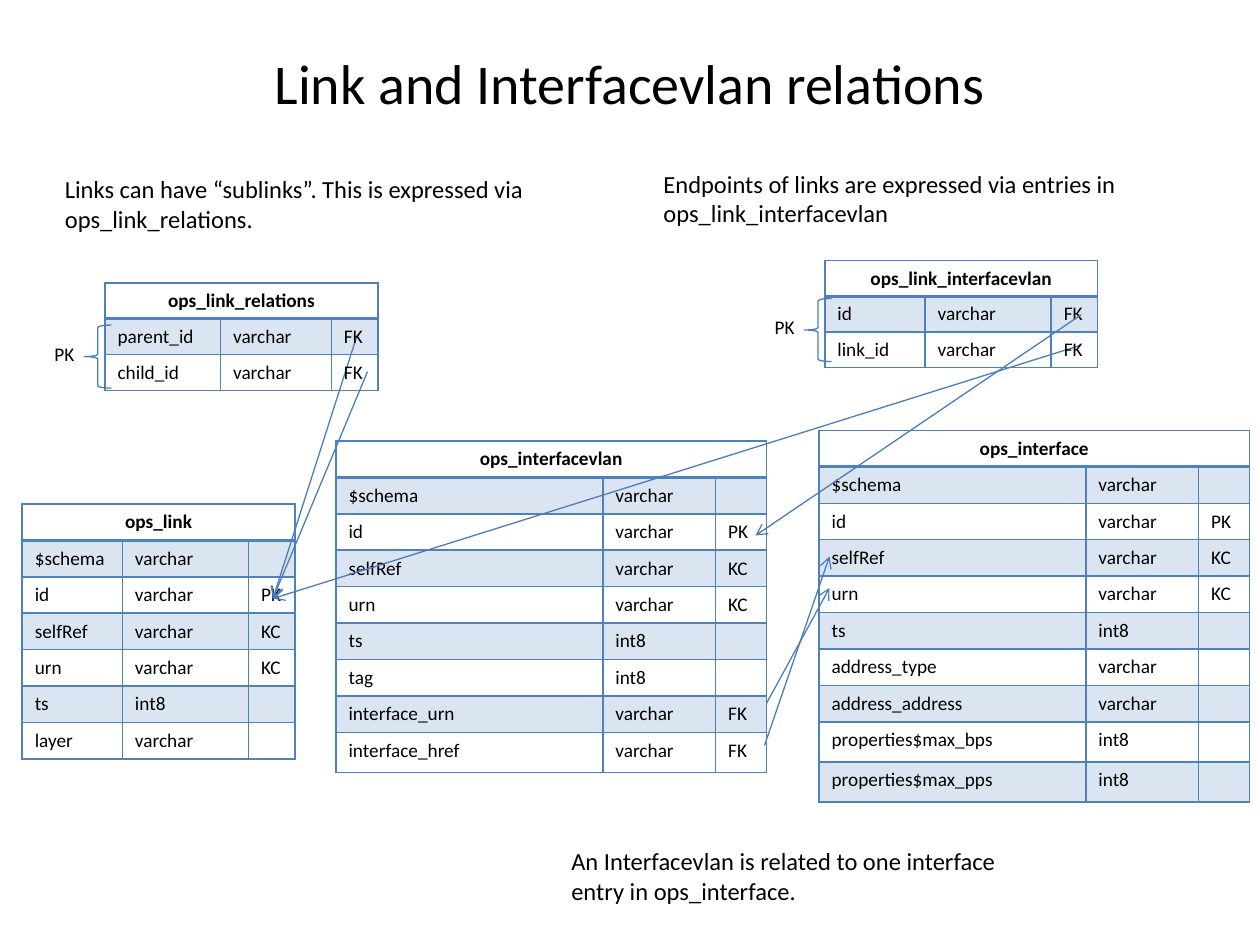
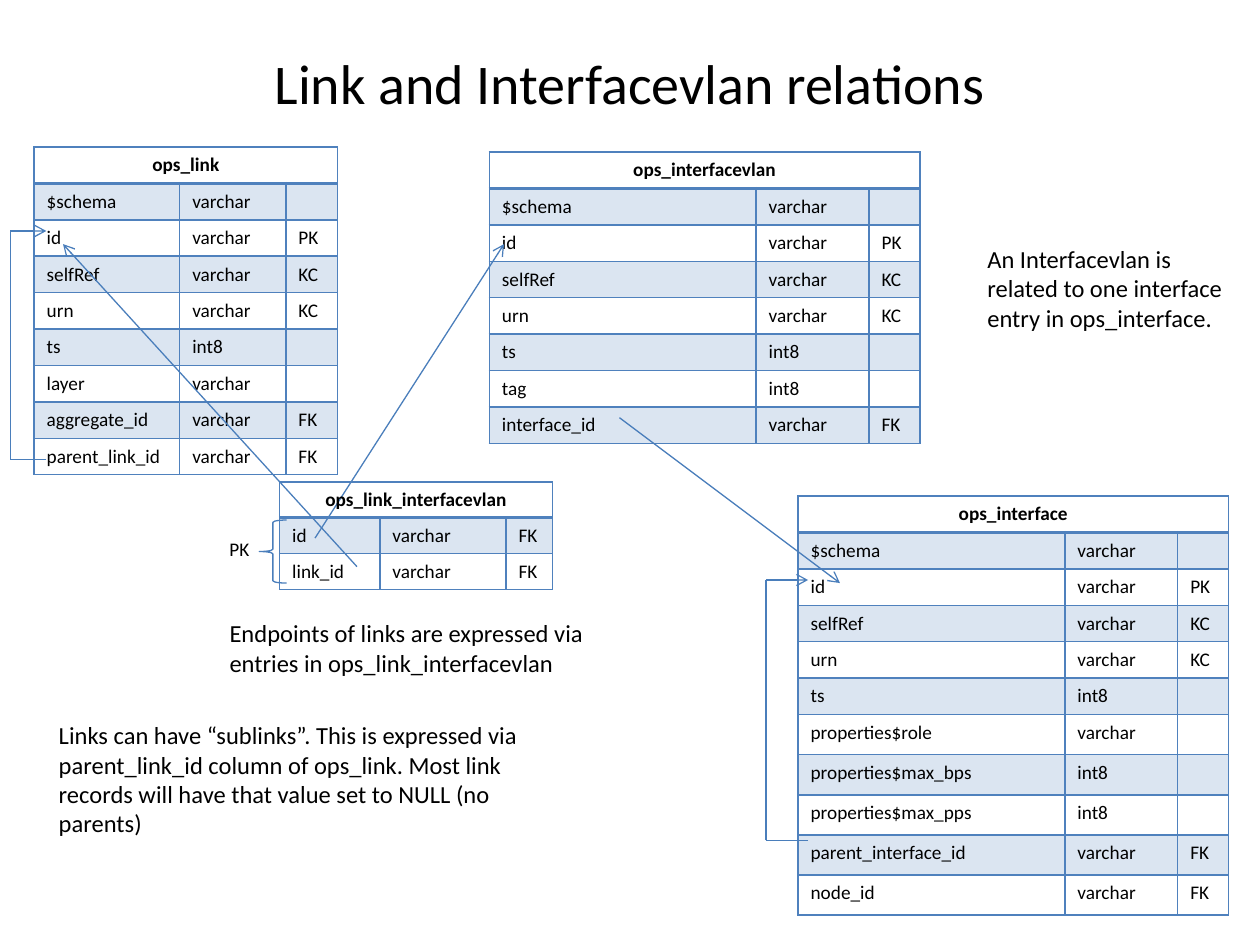
Before and after one commit to tcmitchell/geni-ops-monitoring, a slide deck: slide 4 of doc/slides/Ops Monitoring Tables relations.pptm. Drawn at 1260x945 pixels with LibreOffice and Linux fonts; fonts in the diff are those of the drawing. Boxes give left, top, right and bottom in pixels: in the first picture for what was removed or moved away, otherwise in the second. Text is boxed around its words. In the diff, an @@ line names an element or a change of style, - is before the commit and + after.

Commit message:
Updated slides to reflect new DB schema after redundancy elimination.
Addresses ticket:133.

```diff
--- a/doc/slides/Ops Monitoring Tables relations.pptm
+++ b/doc/slides/Ops Monitoring Tables relations.pptm
@@ table at <box>34,147,338,470</box> @@
+row 8: aggregate_id | varchar | FK
+row 9: parent_link_id | varchar | FK
@@ table: place and size @@
-table at <box>23,504,296,754</box>
+table at <box>34,147,338,470</box>
@@ table at <box>489,152,920,438</box> @@
-row 8: interface_urn | varchar | FK
-row 9: interface_href | varchar | FK
+row 8: interface_id | varchar | FK
@@ table: place and size @@
-table at <box>336,441,767,767</box>
+table at <box>489,152,920,438</box>
@@ line added from (10, 460) to (10, 231), #4B7EBC 0.75 pt @@
@@ arrow added from (10, 231) to (47, 231), #4B7EBC 0.75 pt @@
@@ text "An Interfacevlan is related to ..." rewrapped from <box>571,853,995,904</box> to <box>987,251,1222,331</box> @@
@@ arrow moved from (1081, 315) - (756, 536) to (357, 567) - (63, 244) @@
@@ arrow moved from (1081, 345) - (273, 598) to (315, 538) - (504, 244) @@
@@ table removed at <box>105,284,378,391</box>, 3 rows, 3 columns @@
-ops_link_relations |  | 
-parent_id | varchar | FK
-child_id | varchar | FK
@@ left brace removed at <box>84,325,112,388</box> @@
@@ text removed at <box>54,348,74,361</box> @@
-PK
@@ arrow removed from (357, 335) to (273, 598) @@
@@ arrow removed from (368, 372) to (273, 598) @@
@@ arrow moved from (766, 703) - (829, 588) to (620, 417) - (840, 583) @@
@@ line added from (47, 460) to (10, 460), #4B7EBC 0.75 pt @@
@@ table at <box>798,496,1228,911</box> @@
-row 7: address_type | varchar | 
-row 8: address_address | varchar | 
+row 7: properties$role | varchar | 
+row 10: parent_interface_id | varchar | FK
+row 11: node_id | varchar | FK
@@ table: place and size @@
-table at <box>819,431,1250,796</box>
+table at <box>798,496,1228,911</box>
@@ 1 table, 1 text, 1 left brace: place and size @@
-1 table, 1 text, 1 left brace at <box>775,261,1099,368</box>
+1 table, 1 text, 1 left brace at <box>229,483,553,590</box>
@@ arrow moved from (765, 746) - (829, 557) to (766, 840) - (766, 580) @@
@@ arrow (766, 840) - (766, 580): arrow to line @@
@@ arrow added from (766, 580) to (808, 580), #4B7EBC 0.75 pt @@
@@ text "Endpoints of links are expressed ..." rewrapped from <box>663,176,1116,226</box> to <box>230,625,582,676</box> @@
@@ text at <box>59,726,516,836</box>: text changed @@
-Links can have “sublinks”. This is expressed via ops_link_relations.
+Links can have “sublinks”. This is expressed via parent_link_id column of ops_link. Most link records will have that value set to NULL (no parents)
@@ line added from (808, 840) to (766, 840), #4B7EBC 0.75 pt @@
```
Also in this commit, not shown: 9 other slides changed.
